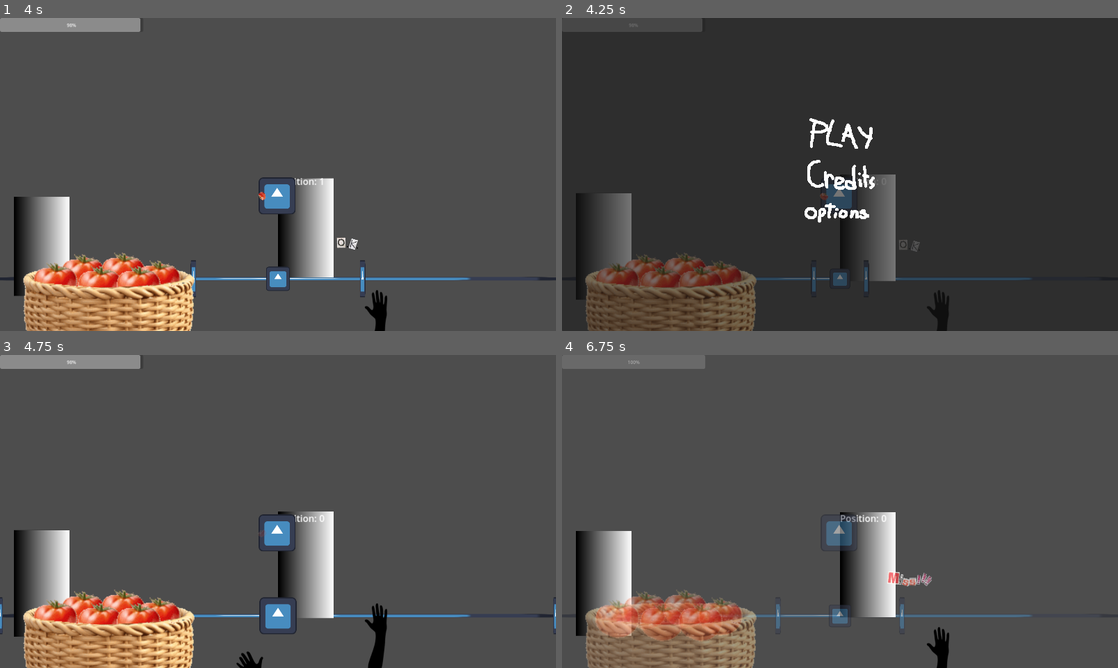
Above: before the commit, frames 1-4 (two rows, left to right).
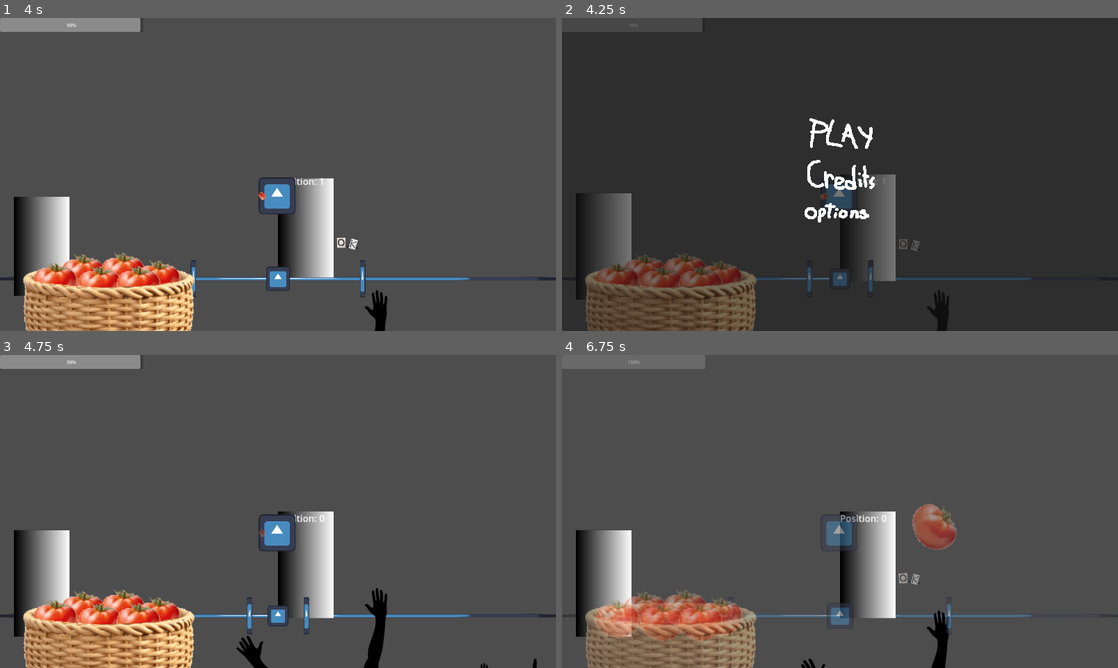
Above: after the commit, the same moments.

Repository: Quarticore/UntitledTomatoGame
Game: Godot game, scene res://scenes/main.tscn
Two runs of this game, one before a commit and one after it. Both use one fixed random seed, a clock stepped at 60 frames per second and the inputs below. The engine's default icon, where the game draws it, is replaced by a stand-in: a white triangle on a blue panel in a dark square. Sound files missing from this copy of the repository are replaced by a short silence.
Inputs (mouse positions are in pixels of both pictures, inside the frame that each line leads up to):
- Up to frame 1 (4 s): move the mouse to (150, 180) at 0.52 s; hold D (InputRight) 0.53-1.28 s; click (150, 180) at 0.6 s; move the mouse to (555, 255) at 1.27 s; hold A (InputLeft) 1.28-2.03 s; tap S (InputMiddle) at 1.35, 2.85 s; click (555, 255) at 1.42 s; move the mouse to (305, 227) at 2.02 s; hold D (InputRight) 2.03-3.53 s; click (305, 227) at 2.1 s; move the mouse to (250, 237) at 2.77 s; click (250, 237) at 2.92 s; move the mouse to (444, 221) at 3.52 s; hold A (InputLeft) from 3.53 s (still down); click (444, 221) at 3.6 s
- Up to frame 2 (4.25 s): keep holding A (InputLeft); tap Escape (Pause) at 4.15 s
- Up to frame 3 (4.75 s): release A (InputLeft) at 4.25 s; click (278, 473) at 4.25 s
- Up to frame 4 (6.75 s): move the mouse to (673, 464) at 5.02 s; hold A (InputLeft) 5.03-6.53 s; tap S (InputMiddle) at 5.1, 6.6 s; move the mouse to (867, 511) at 5.77 s; click (867, 511) at 5.85 s; move the mouse to (756, 433) at 6.52 s; hold D (InputRight) from 6.53 s (still down)

Frame 1 is identical in both runs. In frame 2, 0.3% of the frame differs, in the area x 44-65%, y 56-88%; in frame 3, 1.4%; in frame 4, 1.7%, in the area x 2-71%, y 47-100%.

Commit message:
fix: REAL pause

Diff:
--- a/assets/scripts/main_menu.gd
+++ b/assets/scripts/main_menu.gd
@@ -6,6 +6,7 @@
 
 
 func _on_play_button_pressed() -> void:
+	get_tree().paused = false
 	queue_free()
 
 
--- a/assets/scripts/pause.gd
+++ b/assets/scripts/pause.gd
@@ -9,7 +9,10 @@
 		if menu_ref != null:
 			menu_ref.queue_free()
 			menu_ref = null
+			get_tree().paused = false
 		else:
 			# Instantiate the menu in the ui viewport
 			menu_ref = MENU.instantiate()
 			get_tree().root.add_child.call_deferred(menu_ref)
+			menu_ref.process_mode = Node.PROCESS_MODE_ALWAYS
+			get_tree().paused = true
